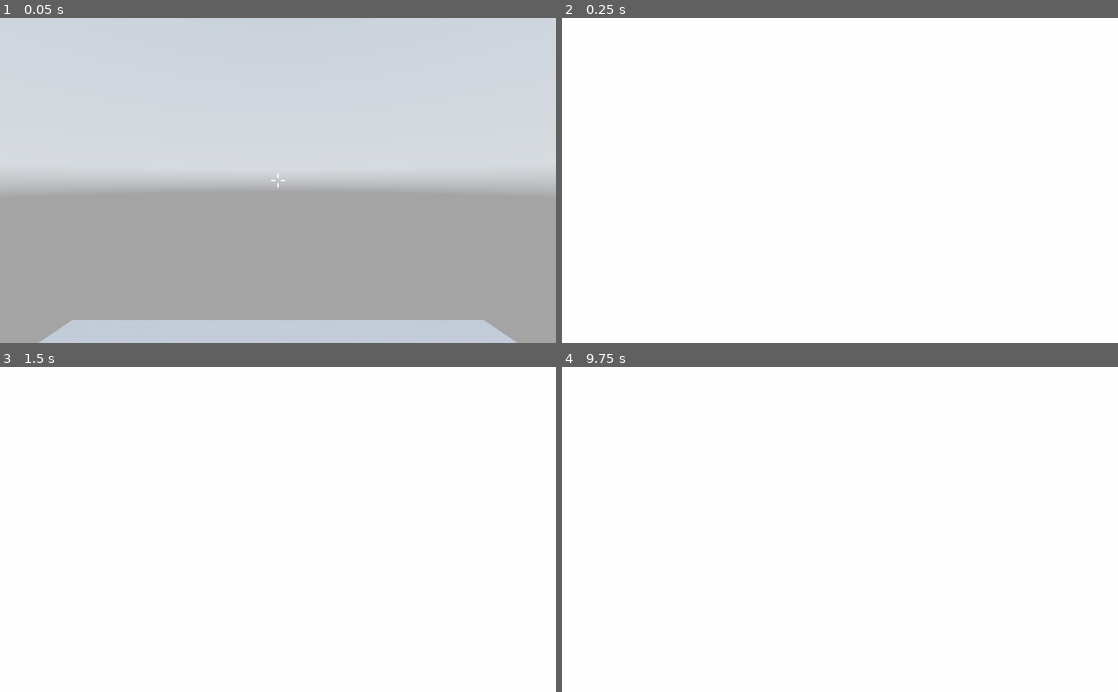
Above: before the commit, frames 1-4 (two rows, left to right).
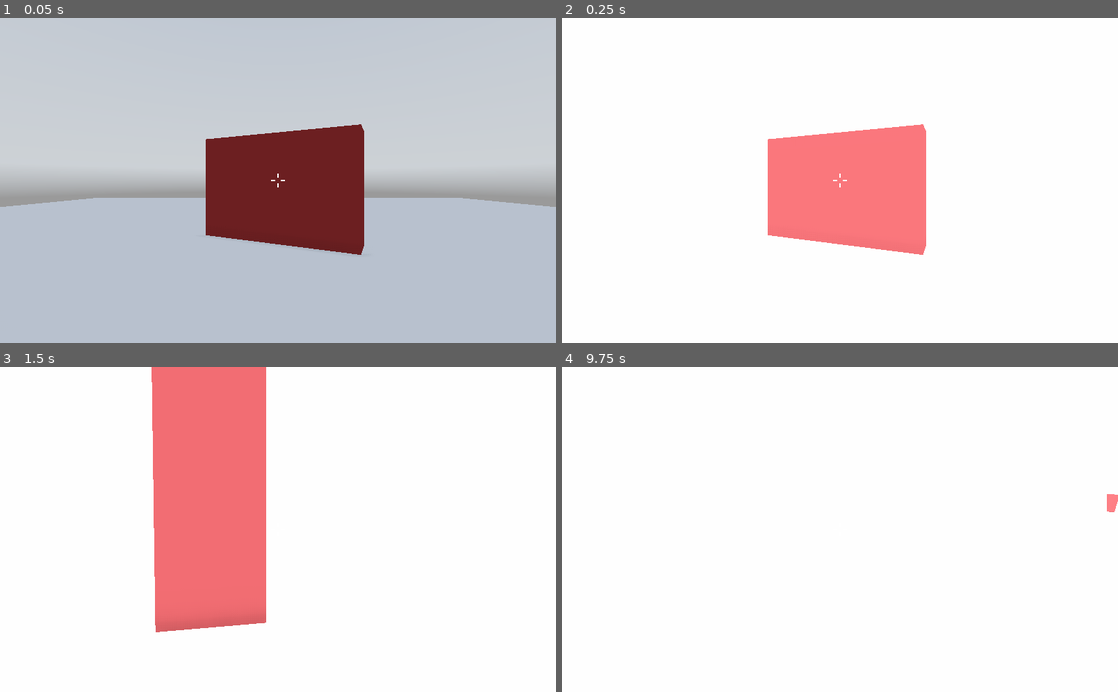
Above: after the commit, the same moments.

Repository: MilkAndBanana01/GODOT-FPS-Toolkit
Game: Godot game, scene res://World/World.tscn
Same seed, same stepped clock (60 frames per second), same inputs: the game is played once before the commit and once after it. A sky picture missing from this copy of the repository is replaced by a grey-blue gradient.
Inputs (mouse positions are in pixels of both pictures, inside the frame that each line leads up to):
- Up to frame 1 (0.05 s): no input
- Up to frame 2 (0.25 s): no input
- Up to frame 3 (1.5 s): tap Enter at 0.5 s; move the mouse to (305, 529) at 0.52 s; hold Space (jump) 0.53-1.28 s; hold W (move_forward) from 0.53 s (still down); move the mouse to (250, 529) at 1.27 s; tap Z (zoom) at 1.35 s
- Up to frame 4 (9.75 s): tap Space (jump) at 1.52, 1.55, 1.82, 3.02, 3.05, 3.32, 3.5, 4.35, 4.52, 4.82, 5, 5.3, 6.02, 6.05, 6.32, 7.52, 7.55, 7.82, 9.02, 9.05, 9.32 s; move the mouse to (851, 523) at 2.02 s; hold Space (jump) 2.03-2.78 s; tap Shift at 2.1, 5.85, 9.6 s; tap Enter at 2.75, 4.25 s; move the mouse to (834, 536) at 2.77 s; tap Ctrl at 2.85, 6.6 s; move the mouse to (878, 532) at 3.52 s; hold Space (jump) 3.53-4.28 s; tap E at 3.6, 7.35 s; move the mouse to (795, 526) at 4.27 s; move the mouse to (845, 529) at 5.02 s; hold Z (zoom) 5.03-5.78 s; move the mouse to (817, 523) at 5.77 s; release W (move_forward) at 5.78 s; hold D (move_right) 5.78-6.53 s; move the mouse to (867, 529) at 6.52 s; hold Space (jump) 6.53-7.28 s; hold W (move_forward) 6.53-8.78 s; move the mouse to (812, 529) at 7.27 s; move the mouse to (851, 523) at 8.02 s; hold Space (jump) 8.03-8.78 s; move the mouse to (834, 536) at 8.77 s; hold A (move_left) 8.78-9.53 s; tap Z (zoom) at 8.85 s; move the mouse to (878, 532) at 9.52 s; hold W (move_forward) from 9.53 s (still down); hold Space (jump) from 9.53 s (still down)

The runs differ from the first frame. In frame 1, 44% of the frame differs, in the area x 0-100%, y 32-100%; in frame 2, 9.9%; in frame 3, 16%; in frame 4, 0.1%.

Commit message:
added momentum

Diff:
--- a/GODOT FPS Toolkit (Godot 3.4)/Player/AP.gd
+++ b/GODOT FPS Toolkit (Godot 3.4)/Player/AP.gd
@@ -5,7 +5,9 @@
 var camera_zooming
 var camera_panning
 
+var movement_settings
 var gravity
+var mid_air_settings
 var jumping
 
 func _ready() -> void:
--- a/GODOT FPS Toolkit (Godot 3.4)/Player/Movement/Gravity/Gravity.gd
+++ b/GODOT FPS Toolkit (Godot 3.4)/Player/Movement/Gravity/Gravity.gd
@@ -1,24 +1,30 @@
 extends Node
 
-export var gravity_enabled := true
+export var enable := true
 export var gravity_rate := 1.0
-export var air_momentum := true
-export var custom_air_speed := 0.0
-export var custom_air_acceleration := 0.0
 
 onready var check_floor = Ap.player.get_node("Check Floor")
 
 var gravity : Vector3
 var snap : Vector3
+var momentum : Vector3
+var jump_count := 0
+
 
 func _ready() -> void:
 	Ap.gravity = self
 
+
 func _physics_process(delta: float) -> void:
-	print(snap)
-	gravity = (gravity + (Vector3.DOWN * gravity_rate)) if snap == Vector3.ZERO else Vector3.ZERO
-	snap = -check_floor.get_collision_normal() if check_floor.is_colliding() else Vector3.ZERO
-	if Input.is_action_just_pressed("jump"):
-		snap = Vector3.ZERO
-		gravity = Vector3.UP * Ap.jumping.jump_height
-	Ap.player.move_and_slide_with_snap(gravity,snap,Vector3.UP)
+	if enable:
+		gravity = (gravity + (Vector3.DOWN * gravity_rate)) if snap == Vector3.ZERO else Vector3.ZERO
+		snap = -check_floor.get_collision_normal() if check_floor.is_colliding() else Vector3.ZERO
+		if Input.is_action_just_pressed("jump") and jump_count < Ap.jumping.maximum_jumps:
+			jump_count += 1
+			snap = Vector3.ZERO
+			gravity = Vector3.UP * Ap.jumping.jump_height
+			if Ap.jumping.update_direction:
+				Ap.movement_settings.update_direction()
+		elif snap != Vector3.ZERO:
+			jump_count = 0
+		Ap.player.move_and_slide_with_snap(gravity,snap,Vector3.UP)
--- /dev/null
+++ b/GODOT FPS Toolkit (Godot 3.4)/Player/Movement/Gravity/Mid-Air Settings.gd
@@ -0,0 +1,11 @@
+extends Node
+
+export var enable_air_momentum := true
+export var enable_air_movement := false
+export var custom_air_speed := 0.0
+export var custom_air_acceleration := 0.0
+
+onready var enabled = bool(enable_air_momentum or enable_air_movement)
+
+func _ready() -> void:
+	Ap.mid_air_settings = self
--- a/GODOT FPS Toolkit (Godot 3.4)/Player/Movement/Jumping/Jumping.gd
+++ b/GODOT FPS Toolkit (Godot 3.4)/Player/Movement/Jumping/Jumping.gd
@@ -1,10 +1,12 @@
 extends Node
 
 export var jumping_enabled := true
-export var jump_height := 5.0
+export var jump_height := 20.0
 export var maximum_jumps := 1
+export var update_direction := false
 
 var jump : Vector3
 
+
 func _ready() -> void:
 	Ap.jumping = self
--- a/GODOT FPS Toolkit (Godot 3.4)/Player/Movement/Movement Settings.gd
+++ b/GODOT FPS Toolkit (Godot 3.4)/Player/Movement/Movement Settings.gd
@@ -6,23 +6,42 @@
 export var enable_friction := false
 export var friction_rate := 1.0
 
+
+onready var check_floor = Ap.player.get_node("Check Floor")
 var input : Vector2
 var direction : Vector3
 var velocity : Vector3
+
+
+func _enter_tree() -> void:
+	Ap.movement_settings = self
+
+
+func update_direction():
+	input = Input.get_vector("move_left","move_right","move_forward","move_back")
+	direction = (Ap.player.transform.basis * Vector3(input.x, 0, input.y)).normalized()
+	retroMovement(movement_speed)
 
 func retroMovement(s):
 	velocity = Vector3.ZERO
 	velocity.x = direction.x * s
 	velocity.z = direction.z * s
+
+
 func modernMovement(s,a,d):
 	velocity = velocity.linear_interpolate(Vector3(direction.x,0,direction.z) * s, d * a)
 	applyFriction(friction_rate,d)
+
+
 func applyFriction(f,d):
 	if input == Vector2.ZERO and enable_friction:
 		velocity = velocity.linear_interpolate(Vector3.ZERO, d * f)
 
+
 func _physics_process(delta: float) -> void:
-	input = Input.get_vector("move_left","move_right","move_forward","move_back")
-	direction = (Ap.player.transform.basis * Vector3(input.x, 0, input.y)).normalized()
-	retroMovement(movement_speed) if style == 0 else modernMovement(movement_speed,movement_acceleration,delta)
+	movement_speed = movement_speed + Ap.mid_air_settings.custom_air_speed if Ap.mid_air_settings.enabled else movement_speed
+	movement_acceleration = movement_acceleration + Ap.mid_air_settings.custom_air_acceleration if Ap.mid_air_settings.enabled else movement_acceleration
+	if check_floor.is_colliding() or not Ap.gravity.enable or Ap.mid_air_settings.enable_air_movement:
+		update_direction()
+		retroMovement(movement_speed) if style == 0 else modernMovement(movement_speed,movement_acceleration,delta)
 	Ap.player.move_and_slide(velocity,Vector3.UP)
--- a/GODOT FPS Toolkit (Godot 3.4)/Player/Sample Player/Player.tscn
+++ b/GODOT FPS Toolkit (Godot 3.4)/Player/Sample Player/Player.tscn
@@ -32,4 +32,4 @@
 
 [node name="Check Floor" type="RayCast" parent="."]
 enabled = true
-cast_to = Vector3( 0, -1.02, 0 )
+cast_to = Vector3( 0, -1.2, 0 )
--- a/GODOT FPS Toolkit (Godot 3.4)/World/World.tscn
+++ b/GODOT FPS Toolkit (Godot 3.4)/World/World.tscn
@@ -9,17 +9,38 @@
 [ext_resource path="res://Player/UI/HUD/HUD.gd" type="Script" id=7]
 [ext_resource path="res://Player/Movement/Jumping/Jumping.gd" type="Script" id=8]
 [ext_resource path="res://Player/Movement/Gravity/Gravity.gd" type="Script" id=9]
+[ext_resource path="res://Player/Movement/Gravity/Mid-Air Settings.gd" type="Script" id=10]
+
+[sub_resource type="SpatialMaterial" id=1]
+albedo_color = Color( 0.615686, 0.164706, 0.164706, 1 )
 
 [node name="WorldEnvironment" type="WorldEnvironment"]
 environment = ExtResource( 3 )
 
 [node name="CSGBox" type="CSGBox" parent="."]
 use_collision = true
-width = 17.6598
-depth = 19.9429
+width = 84.906
+height = 1.057
+depth = 107.165
+
+[node name="CSGBox" type="CSGBox" parent="CSGBox"]
+transform = Transform( 1, 0, 0, 0, 1, 0, 0, 0, 1, 0, 1.41628, 0 )
+material = SubResource( 1 )
+
+[node name="CSGBox2" type="CSGBox" parent="CSGBox"]
+transform = Transform( 0.907887, 0, -0.419214, 0, 1, 0, 0.419214, 0, 0.907887, 0, 3.63371, -15.8942 )
+width = 10.9276
+height = 8.07138
+material = SubResource( 1 )
+
+[node name="CSGBox3" type="CSGBox" parent="CSGBox"]
+transform = Transform( -2.46363e-08, -0.826039, 0.563613, -3.61073e-08, 0.563613, 0.826039, -1, 0, -4.37114e-08, -16.732, 1.23923, -2.34167 )
+width = 10.9276
+height = 8.07138
+material = SubResource( 1 )
 
 [node name="Player" parent="." instance=ExtResource( 2 )]
-transform = Transform( 1, 0, 0, 0, 1, 0, 0, 0, 1, 0, 6.04585, 0 )
+transform = Transform( 1, 0, 0, 0, 1, 0, 0, 0, 1, 0, 3.61619, 0 )
 
 [node name="Camera Settings" type="Node" parent="Player"]
 script = ExtResource( 1 )
@@ -33,14 +54,17 @@
 
 [node name="Movement Settings" type="Node" parent="Player"]
 script = ExtResource( 6 )
+movement_speed = 20.306
 
 [node name="Gravity" type="Node" parent="Player/Movement Settings"]
 script = ExtResource( 9 )
-gravity_rate = 0.521
+
+[node name="Mid-Air Settings" type="Node" parent="Player/Movement Settings/Gravity"]
+script = ExtResource( 10 )
 
 [node name="Jumping" type="Node" parent="Player/Movement Settings/Gravity"]
 script = ExtResource( 8 )
-jump_height = 23.23
+maximum_jumps = 575
 
 [node name="UI" type="Node" parent="Player"]
 
Not shown: 1 places in GODOT FPS Toolkit (Godot 3.4)/World/World.tscn that only renumber resources
